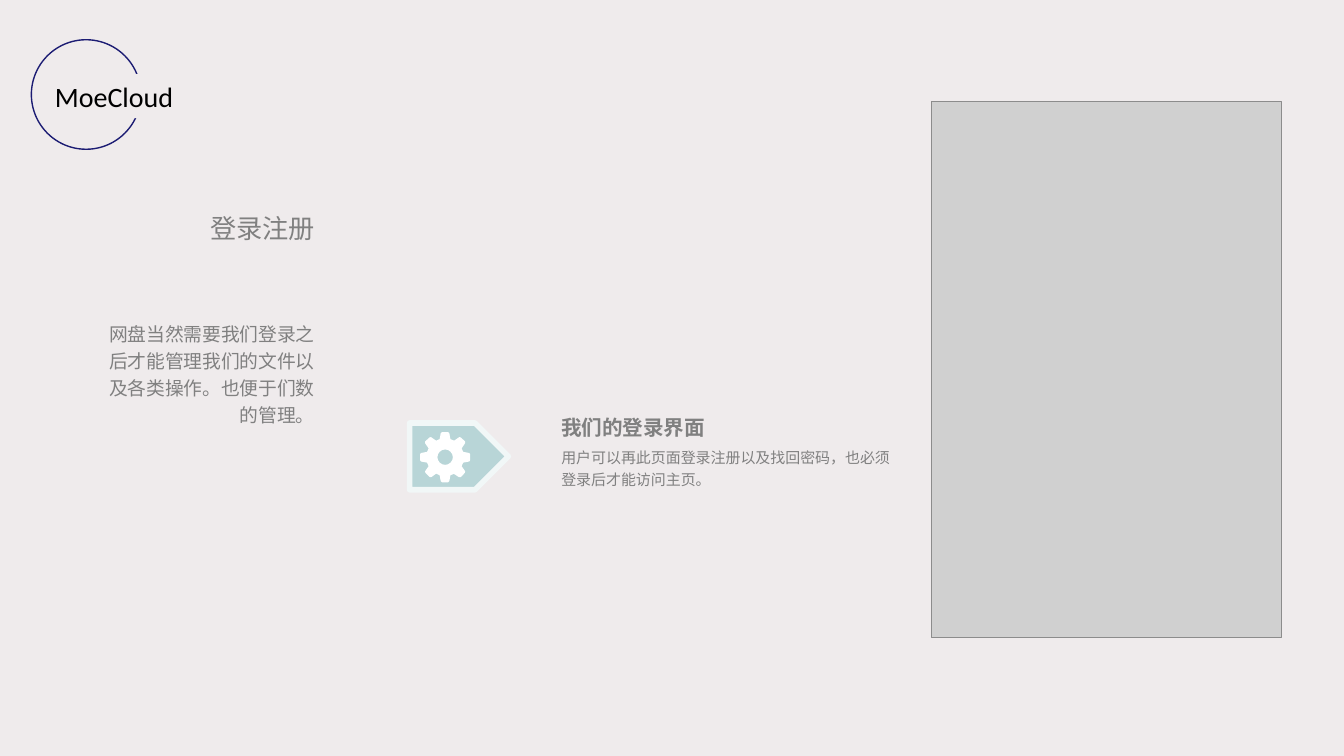
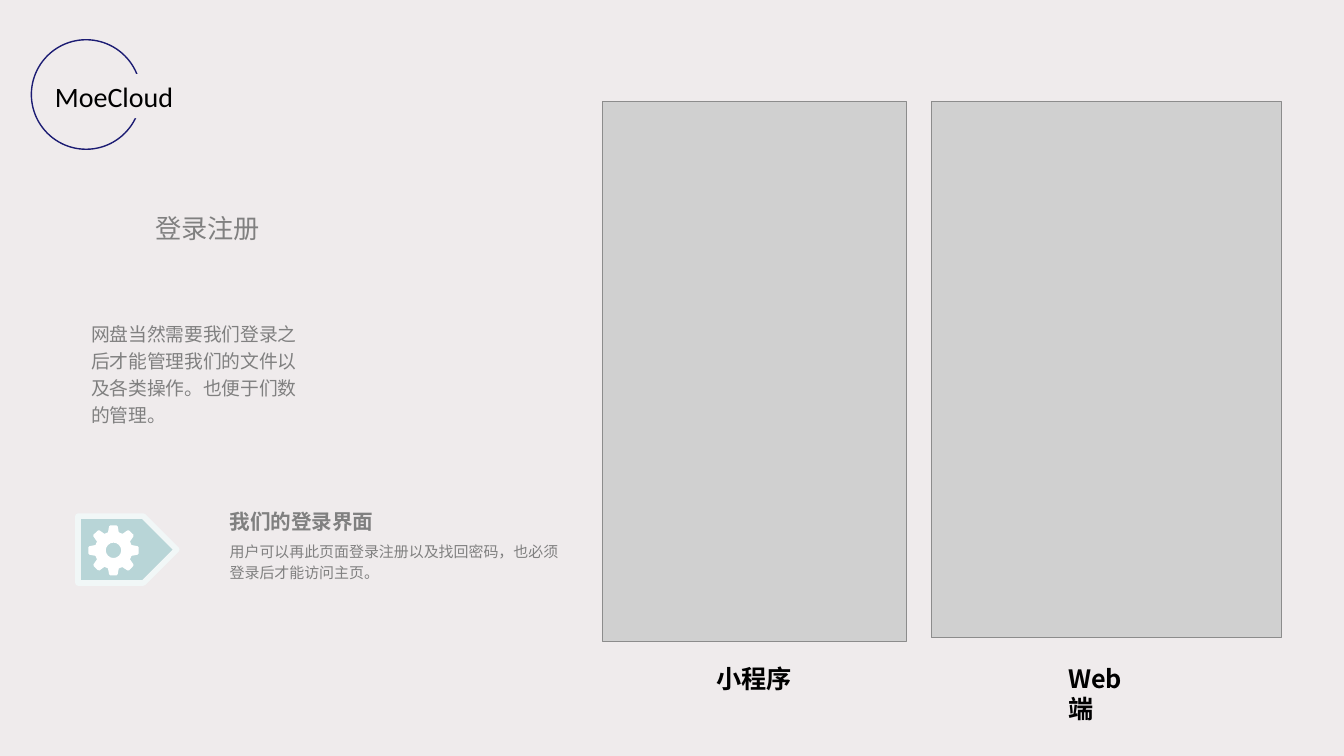
Before and after one commit to HopuTeam/MoeCloud, a slide deck: slide 6 of MoeCloud.pptx. Drawn at 1344x756 pixels with LibreOffice and Linux fonts; fonts in the diff are those of the drawing; grey boxes stand for pictures. Boxes give left, top, right and bottom in pixels: in the first picture for what was removed or moved away, otherwise in the second. Text is boxed around its words. In the diff, an @@ line names an element or a change of style, - is before the commit and + after.

```diff
--- a/MoeCloud.pptx
+++ b/MoeCloud.pptx
@@ picture added at (x1=602, y1=102, x2=906, y2=641) @@
@@ text "登录注册" at (x1=156, y1=216, x2=260, y2=240): alignment right to centre @@
@@ text "网盘当然需要我们登录之后才能管理我们的文件以及各类操作。也便于们数的管理。" at (x1=91, y1=325, x2=296, y2=424): alignment right to left @@
@@ text "我们的登录界面" moved from (x1=561, y1=418, x2=705, y2=437) to (x1=230, y1=512, x2=374, y2=531) @@
@@ pentagon arrow moved from (x1=409, y1=423, x2=508, y2=490) to (x1=78, y1=516, x2=176, y2=583) @@
@@ freeform shape moved from (x1=420, y1=433, x2=471, y2=483) to (x1=89, y1=525, x2=139, y2=576) @@
@@ text "用户可以再此页面登录注册以及找回密码，也必须登录后才能访问主页。" moved from (x1=561, y1=450, x2=890, y2=486) to (x1=230, y1=544, x2=559, y2=579) @@
@@ text added at (x1=1059, y1=658, x2=1156, y2=699), 18 pt, text #000000, bold @@
+Web端
@@ text added at (x1=716, y1=666, x2=792, y2=691), 18 pt, text #000000, bold @@
+小程序
```
Also in this commit, not shown: 11 other slides changed, 2 slides added, 1 slide removed, 11 other files.
